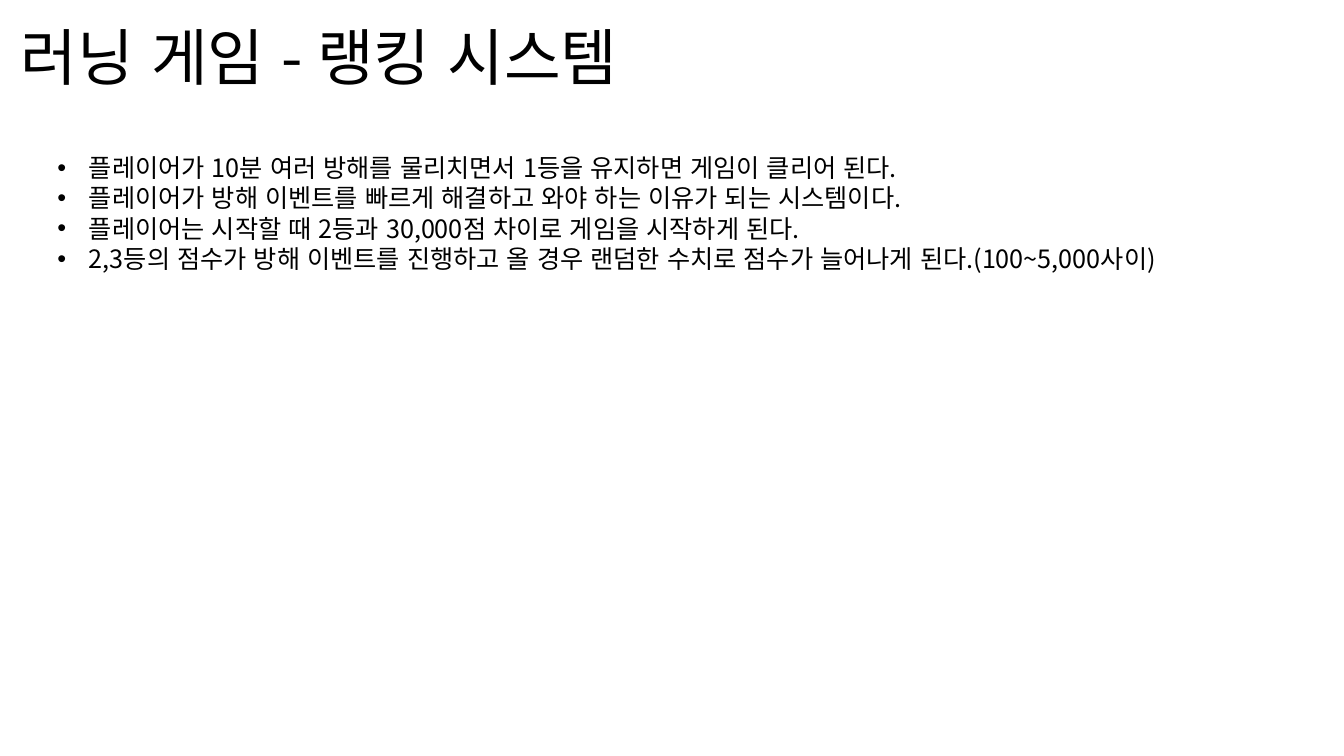
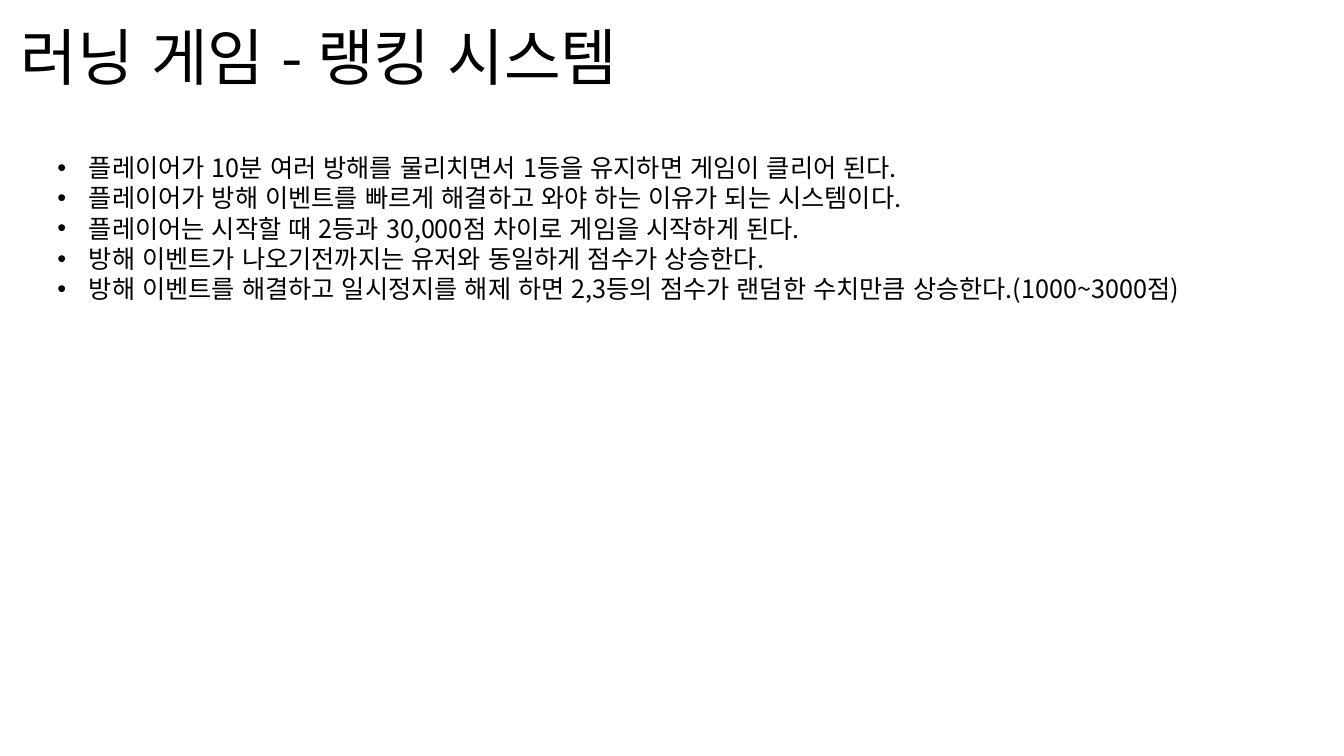
Before and after one commit to weariness00/Mandle_10Minute_Game, a slide deck: slide 18 of document/Please Leave me alone!.pptx (slide 12 before the commit). Drawn at 1344x756 pixels with LibreOffice and Linux fonts; fonts in the diff are those of the drawing. Boxes give left, top, right and bottom in pixels: in the first picture for what was removed or moved away, otherwise in the second. Text is boxed around its words. In the diff, an @@ line names an element or a change of style, - is before the commit and + after.

Commit message:
20250201_기획서_update
- 방해 이벤트 예시틀 작성
- 러닝게임(미니 게임) 작성 완료

```diff
--- a/document/Please Leave me alone!.pptx
+++ b/document/Please Leave me alone!.pptx
@@ text at (x1=89, y1=242, x2=1179, y2=303): text changed @@
-• 2,3등의 점수가 방해 이벤트를 진행하고 올 경우 랜덤한 수치로 점수가 늘어나게 된다.(100~5,000사이)
+• 방해 이벤트가 나오기전까지는 유저와 동일하게 점수가 상승한다.
+• 방해 이벤트를 해결하고 일시정지를 해제 하면 2,3등의 점수가 랜덤한 수치만큼 상승한다.(1000~3000점)
```
Also in this commit, not shown: 4 other slides changed, 4 slides added.
